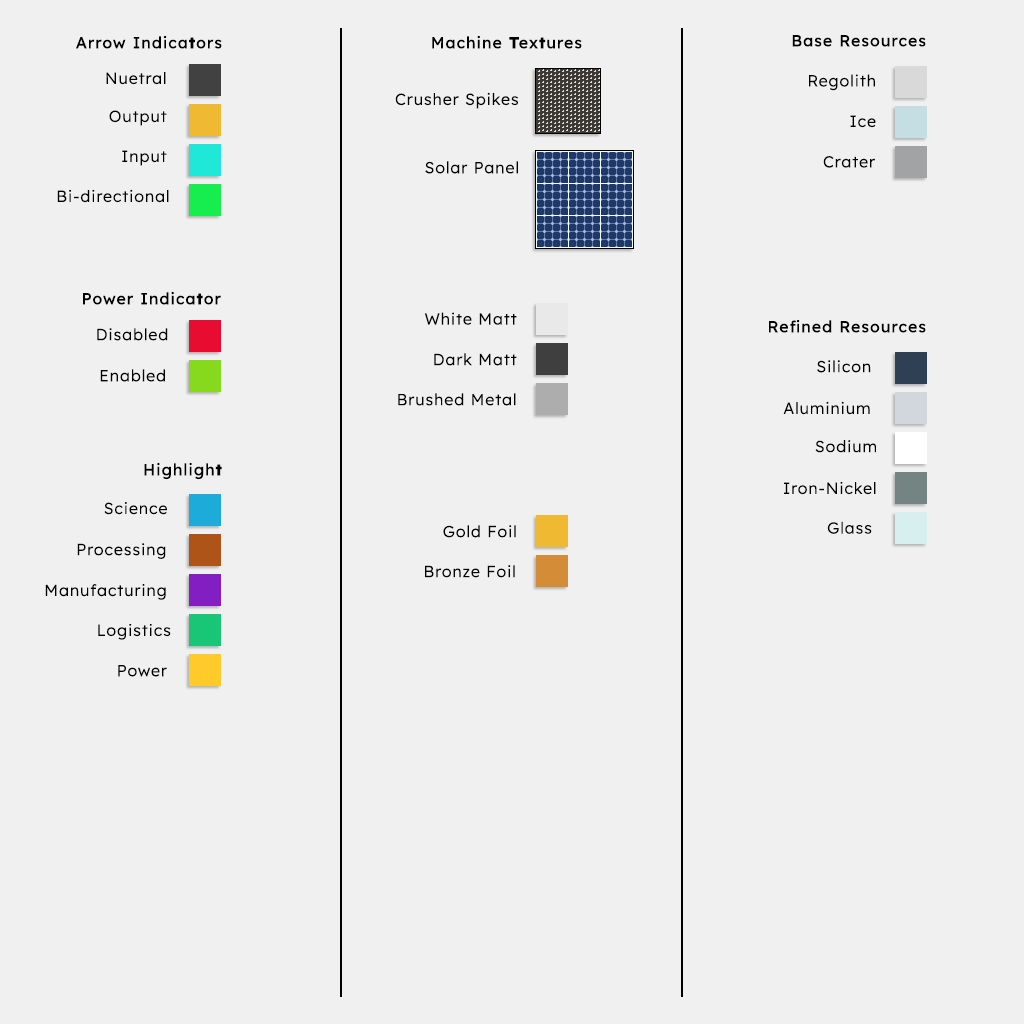
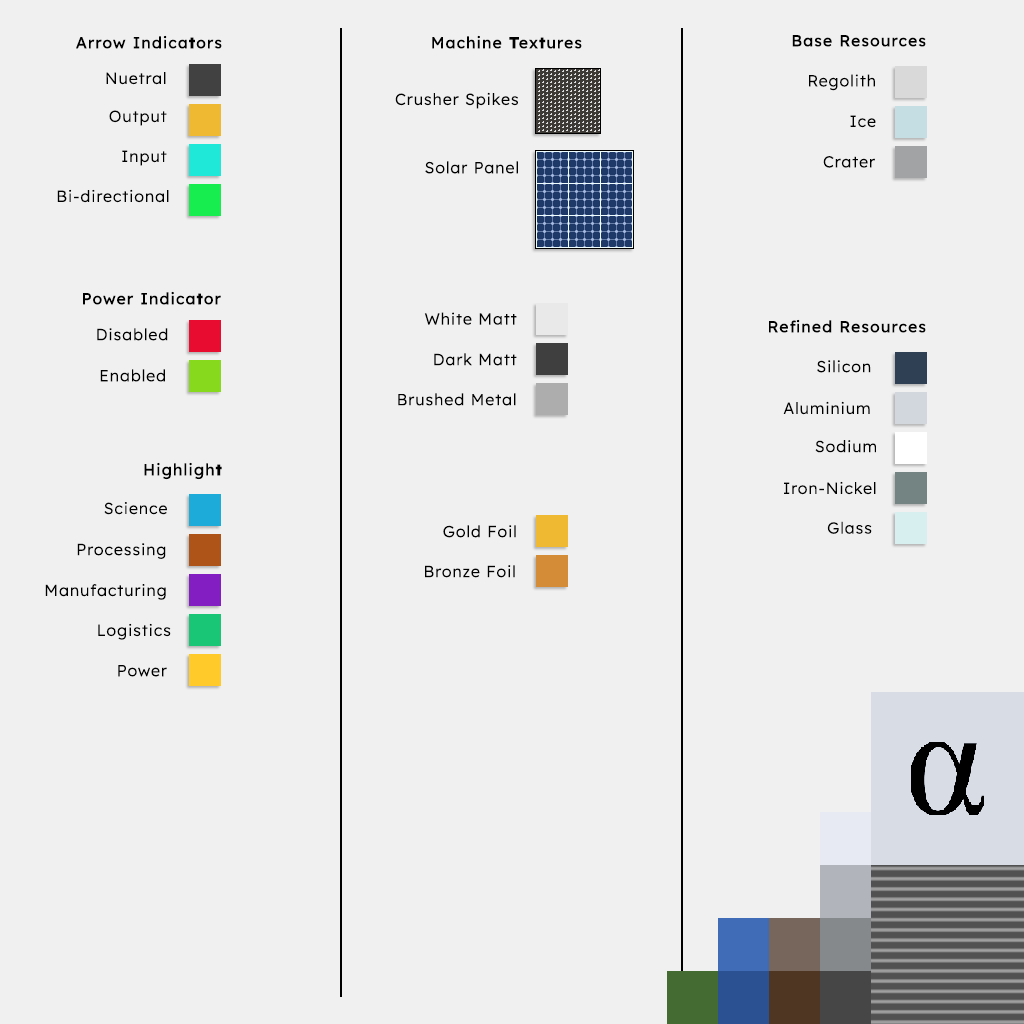
Before/after of a 1024x1024 layered artwork. What changed in the layer stack:
added layer "Layer 21" (subtract) above "á" over (911, 742, 984, 815)
added layer "Circuit" above "Solar Cell" over (667, 971, 718, 1024)
added layer "Solar Cell" (1st of 2) above "Solar Cell" over (718, 918, 769, 971)
added layer "Solar Cell" (2nd of 2) above "Brown Metal" over (718, 971, 769, 1024)
added layer "Brown Metal" (1st of 2) above "Brown Metal" over (769, 918, 820, 971)
added layer "Brown Metal" (2nd of 2) above "Bright Metal" over (769, 971, 820, 1024)
added layer "Bright Metal" (1st of 2) above "Bright Metal" over (871, 692, 1024, 865)
added layer "Bright Metal" (2nd of 2) above "Light Metal" over (820, 812, 871, 865)
added layer "Light Metal" above "Med Metal" over (820, 865, 871, 918)
added layer "Med Metal" above "Dark Metal" over (820, 918, 871, 971)
added layer "Dark Metal" above "Rectangle 3" over (820, 971, 871, 1024)
added layer "Rectangle 3" above "Color Lookup 1" over (871, 865, 1024, 1024)
